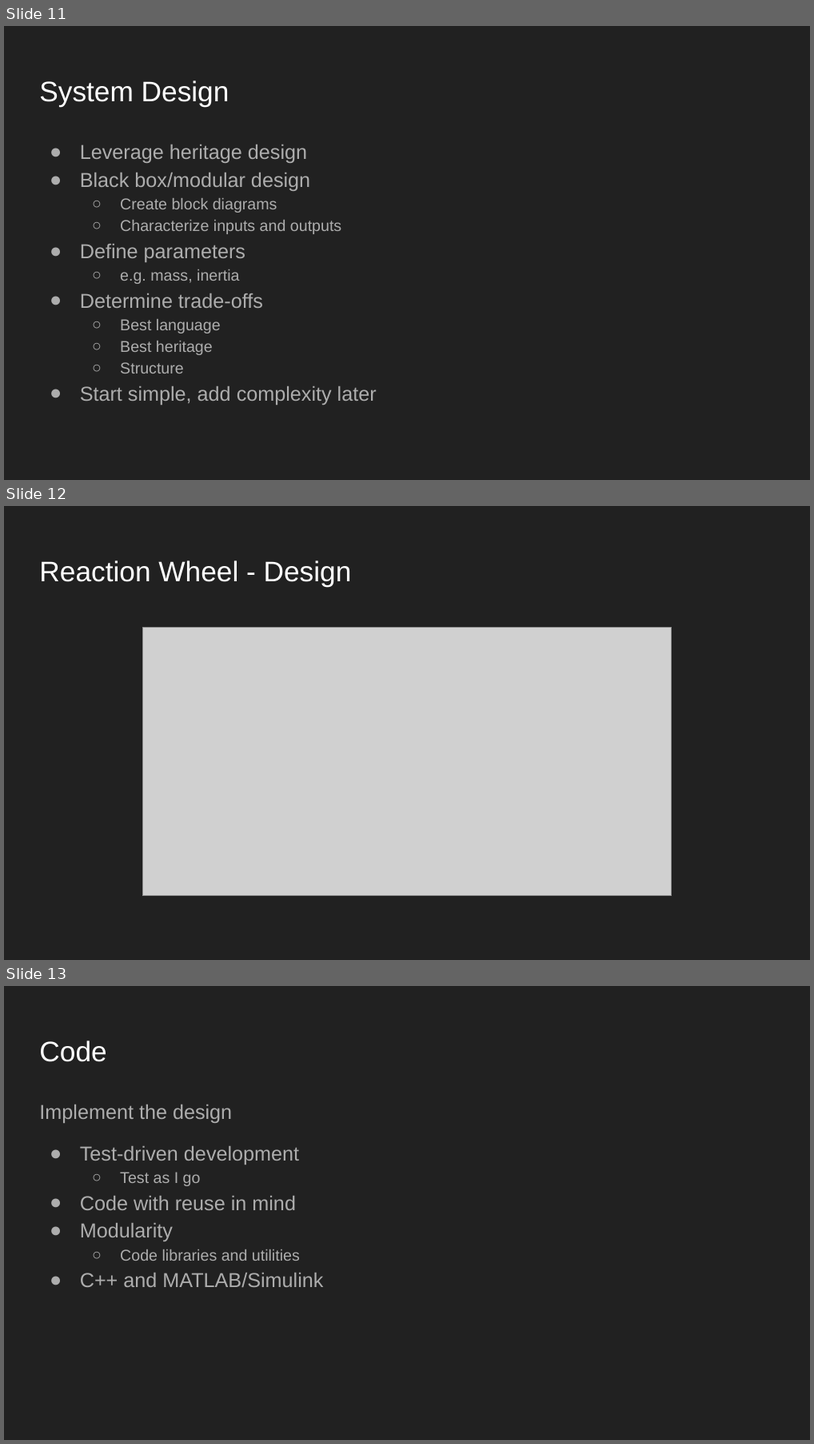
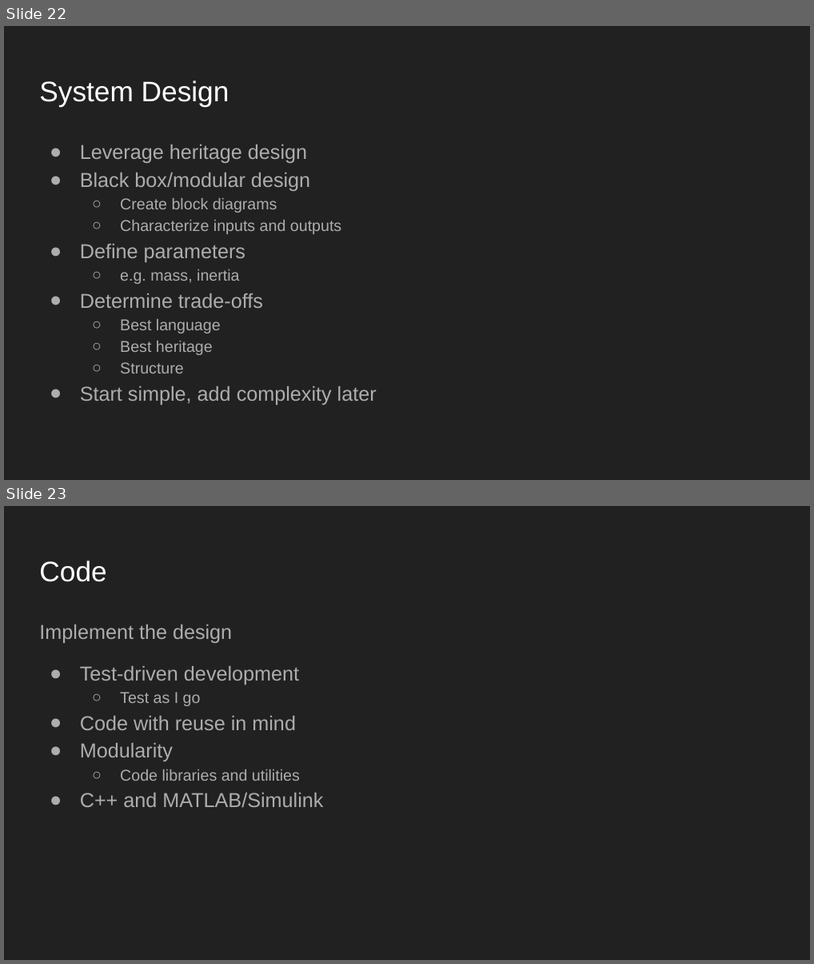
Before and after one commit to amalatak/Notes, a slide deck: Job Presentation-2.pptx. Shown one above the other, each under a label of ours: slides 11, 12 and 13 before the commit, slides 22 and 23 after it. The pictures are 814x1444 and 814x964 pixels, drawn with LibreOffice and Linux fonts; fonts in the diff are those of the drawing; grey boxes stand for pictures. Boxes give left, top, right and bottom in pixels: in the first picture for what was removed or moved away, otherwise in the second. Text is boxed around its words. In the diff, an @@ line names an element or a change of style, - is before the commit and + after.

```diff
--- a/Job Presentation-2.pptx
+++ b/Job Presentation-2.pptx
@@ slide 12 removed at box(4, 506, 810, 960), background #212121 @@
@@ title removed at box(39, 560, 352, 586) @@
-Reaction Wheel - Design
@@ picture removed at box(142, 628, 672, 896) @@
@@ what was slide 11 is now slide 22 @@
@@ what was slide 13 is now slide 23 @@
```
Also in this commit, not shown: 3 slides changed, 11 slides added, 11 other slides removed.
